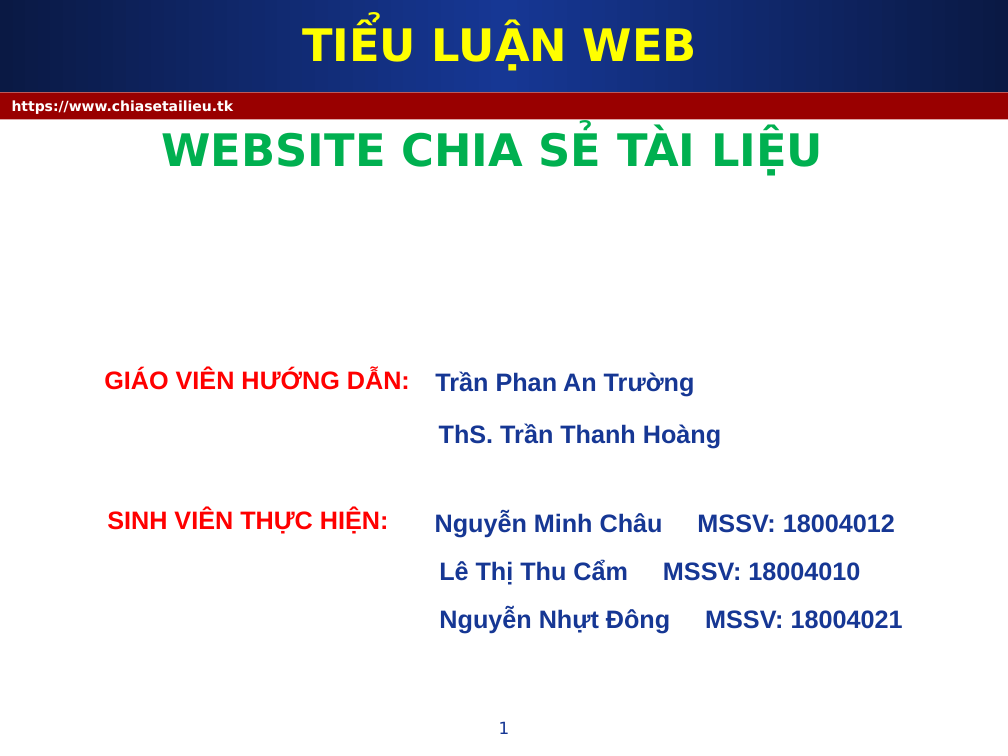
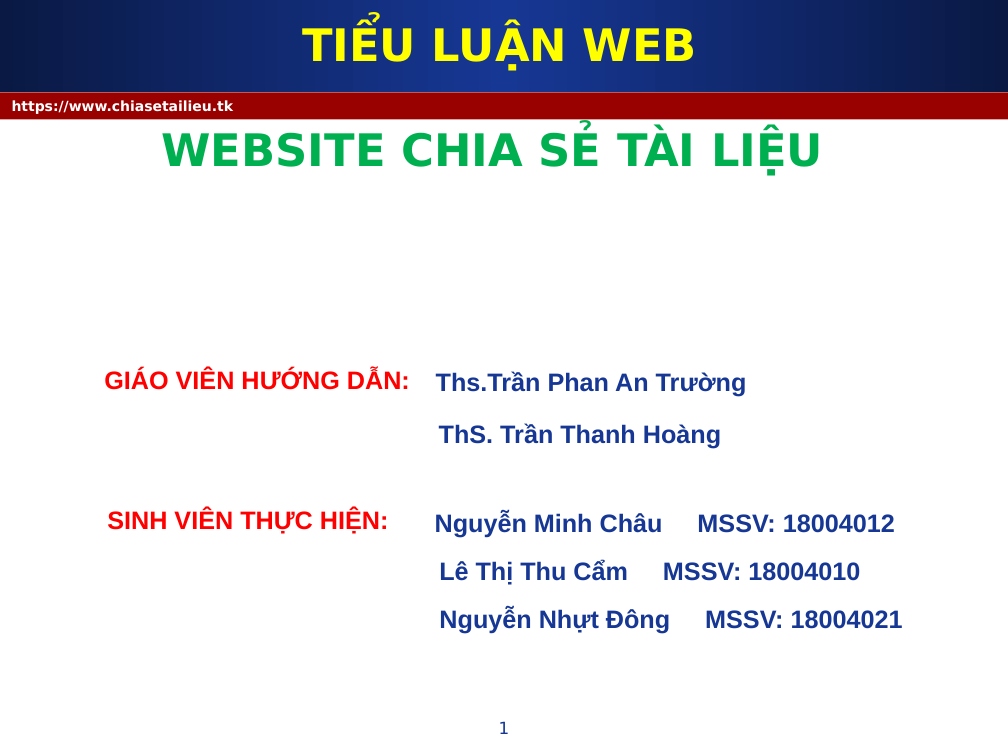
Before and after one commit to datacntt/tailieu, a slide deck: slide 1 of web/baocaoweb_chiastailieu.ppt. Drawn at 1008x756 pixels with LibreOffice and Linux fonts; fonts in the diff are those of the drawing. Boxes give left, top, right and bottom in pixels: in the first picture for what was removed or moved away, otherwise in the second. Text is boxed around its words. In the diff, an @@ line names an element or a change of style, - is before the commit and + after.

```diff
--- a/web/baocaoweb_chiastailieu.ppt
+++ b/web/baocaoweb_chiastailieu.ppt
@@ text at <box>436,371,747,396</box>: text changed @@
-Trần Phan An Trường
+Ths.Trần Phan An Trường
```
Also in this commit, not shown: 2 other slides changed, 1 slide added, 5 other files.
